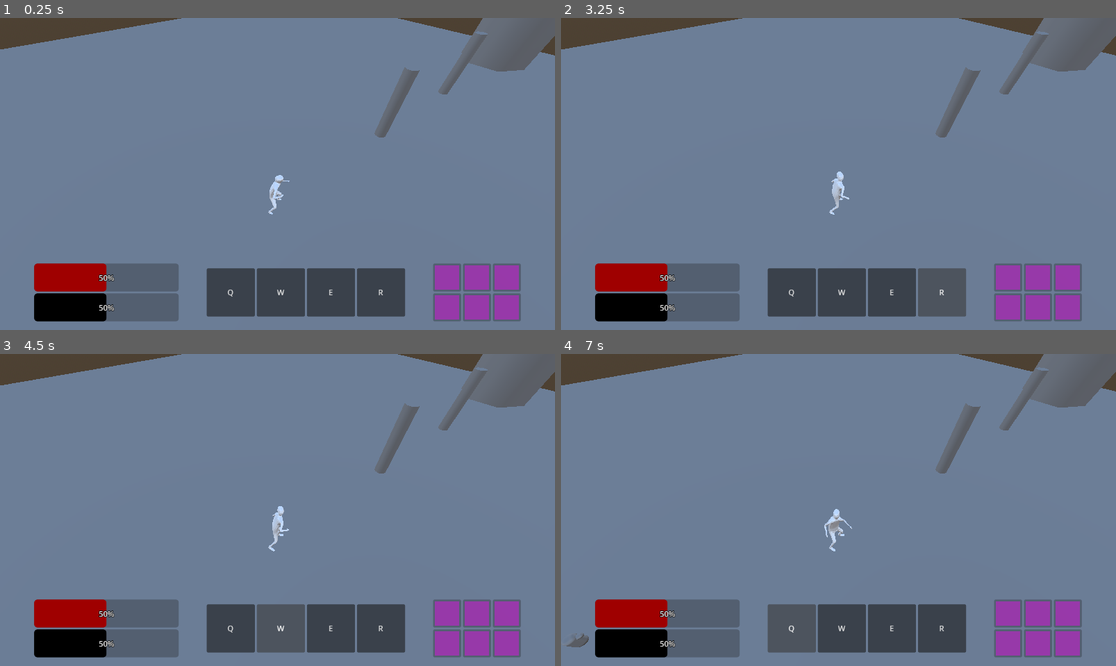
Above: before the commit, frames 1-4 (two rows, left to right).
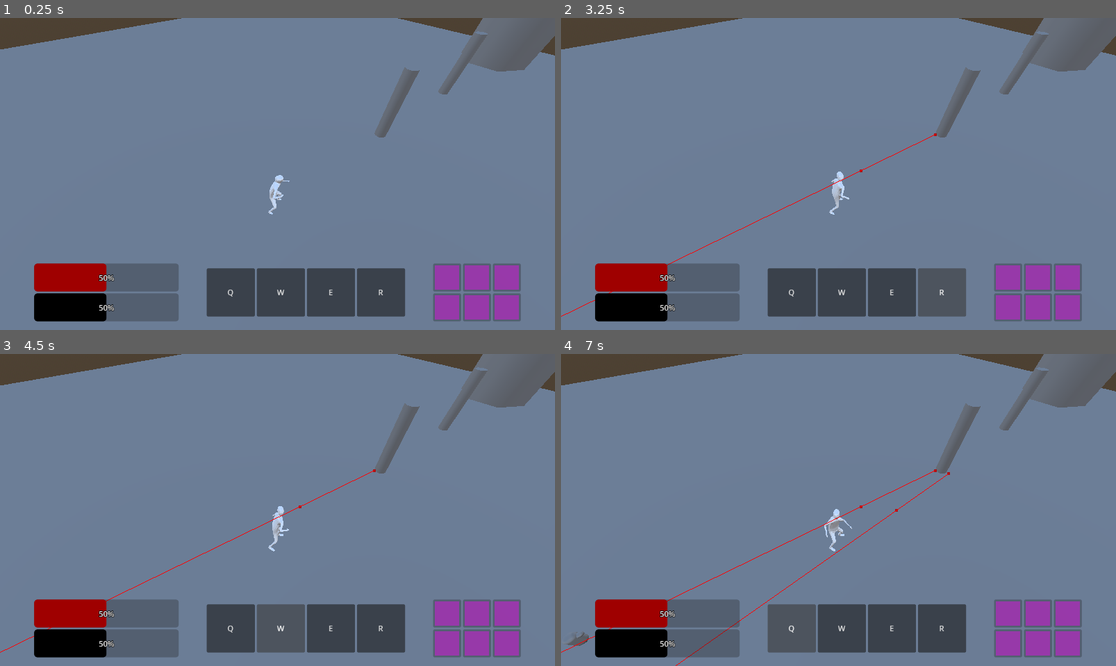
Above: after the commit, the same moments.

Repository: RaglandDev/Ink-Legends
Game: Godot game, scene res://World.tscn
Same seed, same stepped clock (60 frames per second), same inputs: the game is played once before the commit and once after it.
Inputs:
- Up to frame 1 (0.25 s): no input
- Up to frame 2 (3.25 s): click "Q" at 0.5 s; click "W" at 1.25 s; click "E" at 2 s; click "R" at 2.75 s
- Up to frame 3 (4.5 s): click "Q" at 3.5 s; click "W" at 4.25 s
- Up to frame 4 (7 s): click "E" at 5 s; click "R" at 5.75 s; click "Q" at 6.5 s

The runs differ from the first frame. In frame 1, less than 0.1% of the frame differs, in the area x 91-92%, y 16-18%; in frame 2, 0.1%; in frame 3, 0.1%; in frame 4, 0.3%, in the area x 0-92%, y 16-100%.

Commit message:
destroy enemy towers and wells

Diff:
--- a/Ink Legends/MinionBody.gd
+++ b/Ink Legends/MinionBody.gd
@@ -4,6 +4,8 @@
 
 const SPEED = 5
 const MAXPOS = Vector3(99999, 99999, 99999)
+
+var tower = null
 
 func _ready():
 	checkTarget()
@@ -27,8 +29,8 @@
 func checkTarget():
 	var targetPos = MAXPOS
 	var enemyTowerLocations = get_tree().get_nodes_in_group("Enemy Tower Locations")
-	for tower in enemyTowerLocations:
-		var towerPos = tower.global_position
+	for t in enemyTowerLocations:
+		var towerPos = t.global_position
 		var newDistance = global_position.distance_to(towerPos)
 		var currDistance = global_position.distance_to(targetPos)
 		if newDistance < currDistance:
@@ -40,3 +42,17 @@
 	var randomAngle = randf_range(0, TAU)  # Random angle in radians
 	var randomRadius = randf_range(0, 1)   # Random radius between 0 and 1 meters
 	return center + Vector3(randomRadius * cos(randomAngle), randomRadius * sin(randomAngle), 0)
+
+
+func _on_hit_box_area_shape_entered(_area_rid, area, _area_shape_index, _local_shape_index):
+	var node = area.get_parent()
+	if node.has_method("takeDamage") and (node.has_method("enemyTower") or node.has_method("enemyWell")):
+		tower = node
+
+
+func _on_timer_timeout():
+	if tower != null:
+		tower.takeDamage(25)
+
+func _on_delay_timeout():
+	checkTarget()
--- a/Ink Legends/MinionBody.tscn
+++ b/Ink Legends/MinionBody.tscn
@@ -8,7 +8,9 @@
 
 [sub_resource type="CapsuleMesh" id="CapsuleMesh_d3ee3"]
 
-[node name="MinionBody" type="CharacterBody3D"]
+[sub_resource type="BoxShape3D" id="BoxShape3D_gpleq"]
+
+[node name="MinionBody" type="CharacterBody3D" groups=["Player Minions"]]
 collision_layer = 2
 script = ExtResource("1_ud1ne")
 
@@ -26,3 +28,22 @@
 
 [node name="NavigationAgent3D" type="NavigationAgent3D" parent="."]
 target_desired_distance = 0.1
+debug_enabled = true
+
+[node name="HitBox" type="Area3D" parent="."]
+transform = Transform3D(1, 0, 0, 0, 1, 0, 0, 0, 1, 0, 0.5, -0.53143)
+
+[node name="CollisionShape3D" type="CollisionShape3D" parent="HitBox"]
+shape = SubResource("BoxShape3D_gpleq")
+
+[node name="AttackTimer" type="Timer" parent="."]
+wait_time = 3.0
+autostart = true
+
+[node name="Delay" type="Timer" parent="."]
+one_shot = true
+
+[connection signal="area_shape_entered" from="HitBox" to="." method="_on_hit_box_area_shape_entered"]
+[connection signal="area_shape_exited" from="HitBox" to="." method="_on_hit_box_area_shape_exited"]
+[connection signal="timeout" from="AttackTimer" to="." method="_on_timer_timeout"]
+[connection signal="timeout" from="Delay" to="." method="_on_delay_timeout"]
--- /dev/null
+++ b/Ink Legends/Tower.gd
@@ -0,0 +1,24 @@
+extends MeshInstance3D
+
+var hp = 100
+
+# Called when the node enters the scene tree for the first time.
+func _ready():
+	pass # Replace with function body.
+
+
+# Called every frame. 'delta' is the elapsed time since the previous frame.
+func _process(_delta):
+	pass
+
+func takeDamage(amt):
+	hp -= amt
+	if hp <= 0:
+		var playerMinions = get_tree().get_nodes_in_group("Player Minions")
+		for m in playerMinions:
+			m.get_node("Delay").start()
+		self.queue_free()
+
+
+func enemyTower():
+	pass
--- /dev/null
+++ b/Ink Legends/Tower.tscn
@@ -0,0 +1,31 @@
+[gd_scene load_steps=5 format=3 uid="uid://c8ah3uh8ydo3d"]
+
+[ext_resource type="Script" path="res://Tower.gd" id="1_ewida"]
+
+[sub_resource type="CylinderMesh" id="CylinderMesh_t81ph"]
+
+[sub_resource type="CylinderShape3D" id="CylinderShape3D_hye75"]
+
+[sub_resource type="CylinderShape3D" id="CylinderShape3D_jjy8n"]
+radius = 1.5
+
+[node name="Tower2E" type="MeshInstance3D"]
+transform = Transform3D(1, 0, 0, 0, 3, 0, 0, 0, 1, 0, 3, 0)
+mesh = SubResource("CylinderMesh_t81ph")
+skeleton = NodePath("../..")
+script = ExtResource("1_ewida")
+
+[node name="StaticBody3D" type="StaticBody3D" parent="."]
+
+[node name="CollisionShape3D" type="CollisionShape3D" parent="StaticBody3D"]
+shape = SubResource("CylinderShape3D_hye75")
+
+[node name="Marker3D" type="Marker3D" parent="." groups=["Enemy Tower Locations"]]
+transform = Transform3D(1, 0, 0, 0, 0.333333, 0, 0, 0, 1, 0, -0.973671, 0.348458)
+
+[node name="Area3D" type="Area3D" parent="."]
+
+[node name="CollisionShape3D" type="CollisionShape3D" parent="Area3D"]
+shape = SubResource("CylinderShape3D_jjy8n")
+
+[connection signal="area_shape_exited" from="Area3D" to="." method="_on_area_3d_area_shape_exited"]
--- /dev/null
+++ b/Ink Legends/Well.gd
@@ -0,0 +1,20 @@
+extends MeshInstance3D
+
+var hp = 1000
+
+# Called when the node enters the scene tree for the first time.
+func _ready():
+	pass # Replace with function body.
+
+
+# Called every frame. 'delta' is the elapsed time since the previous frame.
+func _process(_delta):
+	pass
+
+func takeDamage(amt):
+	hp -= amt
+	if hp <= 0:
+		self.queue_free()
+
+func enemyWell():
+	pass
--- /dev/null
+++ b/Ink Legends/Well.tscn
@@ -0,0 +1,30 @@
+[gd_scene load_steps=5 format=3 uid="uid://dj6r1p0nhcosp"]
+
+[ext_resource type="Script" path="res://Well.gd" id="1_ayrbg"]
+
+[sub_resource type="CylinderMesh" id="CylinderMesh_0jpgj"]
+radial_segments = 6
+
+[sub_resource type="CylinderShape3D" id="CylinderShape3D_c4b1l"]
+
+[sub_resource type="CylinderShape3D" id="CylinderShape3D_guugi"]
+
+[node name="WellE" type="MeshInstance3D"]
+transform = Transform3D(-3.49691e-07, 0, 8, 0, 4, 0, -8, 0, -3.49691e-07, 0, 4, -40)
+mesh = SubResource("CylinderMesh_0jpgj")
+skeleton = NodePath("../..")
+script = ExtResource("1_ayrbg")
+
+[node name="StaticBody3D" type="StaticBody3D" parent="."]
+
+[node name="CollisionShape3D" type="CollisionShape3D" parent="StaticBody3D"]
+shape = SubResource("CylinderShape3D_c4b1l")
+
+[node name="Marker3D" type="Marker3D" parent="." groups=["Enemy Tower Locations"]]
+transform = Transform3D(1, 0, 0, 0, 1, 0, 0, 0, 1, -0.50437, -1, -2.20467e-08)
+
+[node name="Area3D" type="Area3D" parent="."]
+
+[node name="CollisionShape3D" type="CollisionShape3D" parent="Area3D"]
+transform = Transform3D(1.2, 0, 0, 0, 1.2, 0, 0, 0, 1.2, 0, 0, 0)
+shape = SubResource("CylinderShape3D_guugi")
--- a/Ink Legends/World.tscn
+++ b/Ink Legends/World.tscn
@@ -1,6 +1,8 @@
 [gd_scene load_steps=14 format=3 uid="uid://gdrbna62gnrn"]
 
 [ext_resource type="PackedScene" uid="uid://cuhj2g0w74t7n" path="res://Player.tscn" id="1_agujs"]
+[ext_resource type="PackedScene" uid="uid://c8ah3uh8ydo3d" path="res://Tower.tscn" id="3_juagv"]
+[ext_resource type="PackedScene" uid="uid://dj6r1p0nhcosp" path="res://Well.tscn" id="4_3rpnx"]
 [ext_resource type="Script" path="res://PlayerCamera.gd" id="4_fmeqi"]
 [ext_resource type="Script" path="res://MinionSpawnerP.gd" id="4_ihngv"]
 
@@ -22,10 +24,6 @@
 [sub_resource type="BoxMesh" id="BoxMesh_3idhm"]
 
 [sub_resource type="BoxShape3D" id="BoxShape3D_c6uho"]
-
-[sub_resource type="CylinderMesh" id="CylinderMesh_t81ph"]
-
-[sub_resource type="CylinderShape3D" id="CylinderShape3D_hye75"]
 
 [sub_resource type="CylinderMesh" id="CylinderMesh_0jpgj"]
 radial_segments = 6
@@ -58,51 +56,8 @@
 [node name="CollisionShape3D" type="CollisionShape3D" parent="NavigationRegion3D/Floor/MeshInstance3D/StaticBody3D"]
 shape = SubResource("BoxShape3D_c6uho")
 
-[node name="Tower1P" type="MeshInstance3D" parent="NavigationRegion3D"]
-transform = Transform3D(1, 0, 0, 0, 3, 0, 0, 0, 1, 0, 3, 25)
-mesh = SubResource("CylinderMesh_t81ph")
-skeleton = NodePath("../..")
-
-[node name="StaticBody3D" type="StaticBody3D" parent="NavigationRegion3D/Tower1P"]
-
-[node name="CollisionShape3D" type="CollisionShape3D" parent="NavigationRegion3D/Tower1P/StaticBody3D"]
-shape = SubResource("CylinderShape3D_hye75")
-
-[node name="Tower2P" type="MeshInstance3D" parent="NavigationRegion3D"]
-transform = Transform3D(1, 0, 0, 0, 3, 0, 0, 0, 1, 0, 3, 12.5)
-mesh = SubResource("CylinderMesh_t81ph")
-skeleton = NodePath("../..")
-
-[node name="StaticBody3D" type="StaticBody3D" parent="NavigationRegion3D/Tower2P"]
-
-[node name="CollisionShape3D" type="CollisionShape3D" parent="NavigationRegion3D/Tower2P/StaticBody3D"]
-shape = SubResource("CylinderShape3D_hye75")
-
-[node name="Tower2E" type="MeshInstance3D" parent="NavigationRegion3D"]
+[node name="Tower2E" parent="NavigationRegion3D" instance=ExtResource("3_juagv")]
 transform = Transform3D(1, 0, 0, 0, 3, 0, 0, 0, 1, 0, 3, -12.5)
-mesh = SubResource("CylinderMesh_t81ph")
-skeleton = NodePath("../..")
-
-[node name="StaticBody3D" type="StaticBody3D" parent="NavigationRegion3D/Tower2E"]
-
-[node name="CollisionShape3D" type="CollisionShape3D" parent="NavigationRegion3D/Tower2E/StaticBody3D"]
-shape = SubResource("CylinderShape3D_hye75")
-
-[node name="Marker3D" type="Marker3D" parent="NavigationRegion3D/Tower2E" groups=["Enemy Tower Locations"]]
-transform = Transform3D(1, 0, 0, 0, 0.333333, 0, 0, 0, 1, 0, -1, 1.00589)
-
-[node name="Tower1E" type="MeshInstance3D" parent="NavigationRegion3D"]
-transform = Transform3D(1, 0, 0, 0, 3, 0, 0, 0, 1, 0, 3, -25)
-mesh = SubResource("CylinderMesh_t81ph")
-skeleton = NodePath("../..")
-
-[node name="StaticBody3D" type="StaticBody3D" parent="NavigationRegion3D/Tower1E"]
-
-[node name="CollisionShape3D" type="CollisionShape3D" parent="NavigationRegion3D/Tower1E/StaticBody3D"]
-shape = SubResource("CylinderShape3D_hye75")
-
-[node name="Marker3D" type="Marker3D" parent="NavigationRegion3D/Tower1E" groups=["Enemy Tower Locations"]]
-transform = Transform3D(1, 0, 0, 0, 1, 0, 0, 0, 1, 0, -1, 0.967606)
 
 [node name="WellP" type="MeshInstance3D" parent="NavigationRegion3D"]
 transform = Transform3D(-3.49691e-07, 0, 8, 0, 4, 0, -8, 0, -3.49691e-07, 0, 4, 40)
@@ -114,18 +69,10 @@
 [node name="CollisionShape3D" type="CollisionShape3D" parent="NavigationRegion3D/WellP/StaticBody3D"]
 shape = SubResource("CylinderShape3D_c4b1l")
 
-[node name="WellE" type="MeshInstance3D" parent="NavigationRegion3D"]
-transform = Transform3D(-3.49691e-07, 0, 8, 0, 4, 0, -8, 0, -3.49691e-07, 0, 4, -40)
-mesh = SubResource("CylinderMesh_0jpgj")
-skeleton = NodePath("../..")
+[node name="WellE" parent="NavigationRegion3D" instance=ExtResource("4_3rpnx")]
 
-[node name="StaticBody3D" type="StaticBody3D" parent="NavigationRegion3D/WellE"]
-
-[node name="CollisionShape3D" type="CollisionShape3D" parent="NavigationRegion3D/WellE/StaticBody3D"]
-shape = SubResource("CylinderShape3D_c4b1l")
-
-[node name="Marker3D" type="Marker3D" parent="NavigationRegion3D/WellE" groups=["Enemy Tower Locations"]]
-transform = Transform3D(1, 0, 0, 0, 1, 0, 0, 0, 1, -0.50437, -1, -2.20467e-08)
+[node name="Tower1E" parent="NavigationRegion3D" instance=ExtResource("3_juagv")]
+transform = Transform3D(1, 0, 0, 0, 3, 0, 0, 0, 1, 0, 3, -25)
 
 [node name="MinionSpawnP1" type="Marker3D" parent="." groups=["Player Minion Spawn Locations"]]
 transform = Transform3D(1, 0, 0, 0, 1, 0, 0, 0, 1, -5, 0.5, 33)
Not shown: 1 places in Ink Legends/MinionBody.tscn that only renumber resources
Not shown, changed: Ink Legends/PlayerBody.tscn
